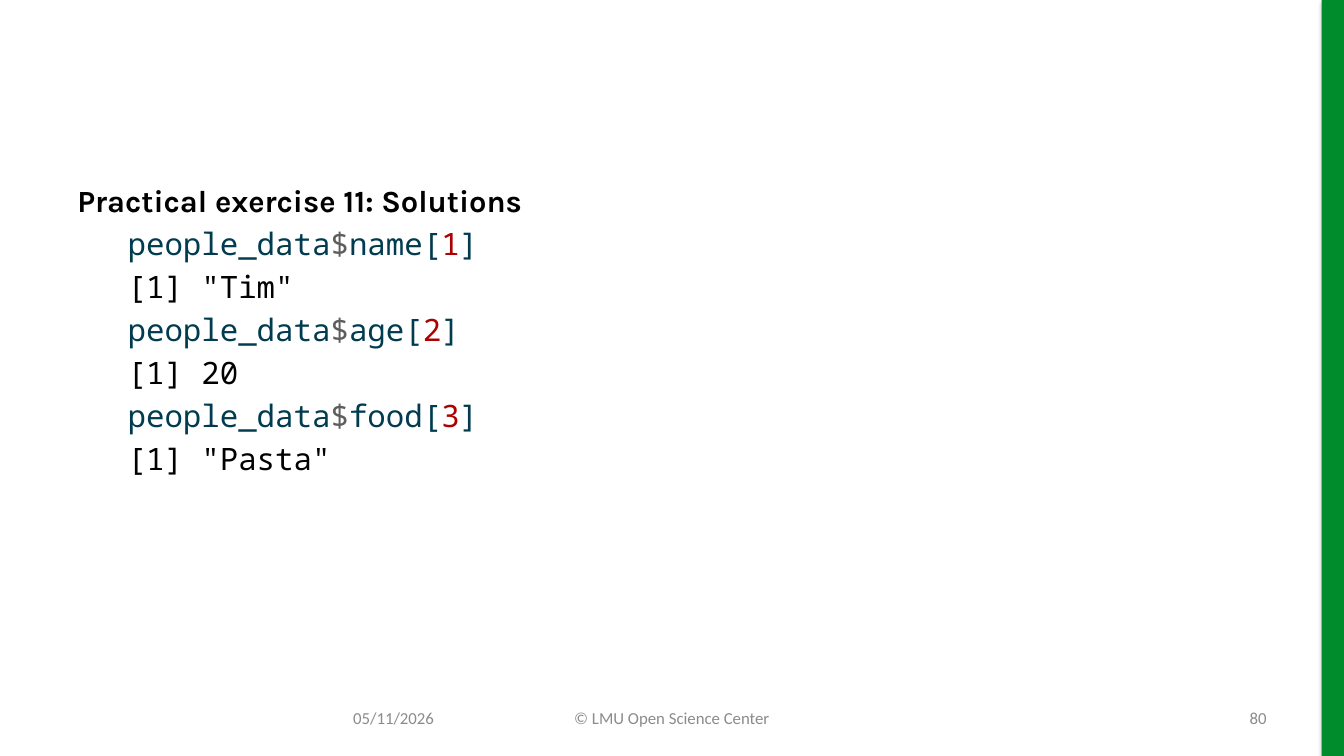
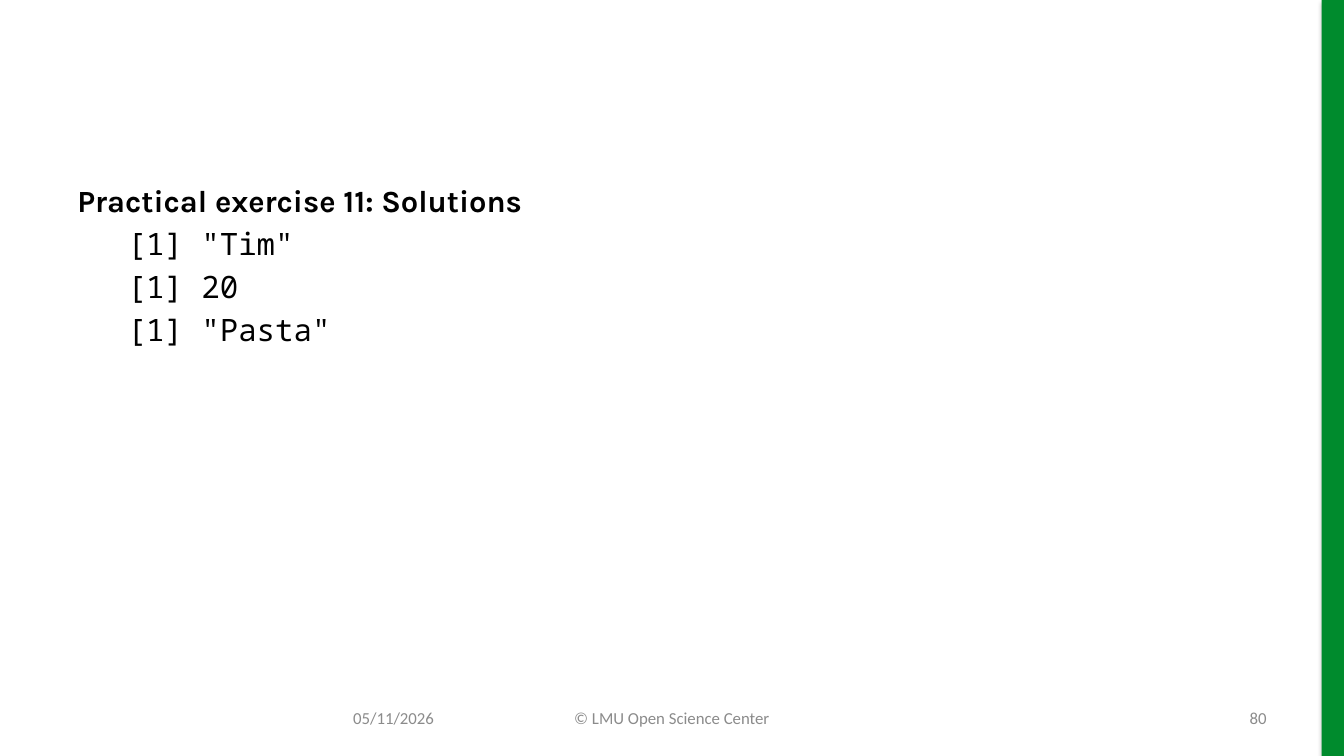
Before and after one commit to lmu-osc/slides-r-part-I, a slide deck: slide 80 of slides-r-part-I.pptx. Drawn at 1344x756 pixels with LibreOffice and Linux fonts; fonts in the diff are those of the drawing; background and template pictures are left out. Boxes give left, top, right and bottom in pixels: in the first picture for what was removed or moved away, otherwise in the second. Text is boxed around its words. In the diff, an @@ line names an element or a change of style, - is before the commit and + after.

```diff
--- a/slides-r-part-I.pptx
+++ b/slides-r-part-I.pptx
@@ text at (128, 231, 479, 263): paragraph removed @@
-people_data$name[1]
@@ text at (128, 317, 460, 349): paragraph removed @@
-people_data$age[2]
@@ text at (128, 403, 479, 435): paragraph removed @@
-people_data$food[3]
```
Also in this commit, not shown: 29 other slides changed, 34 other files.
